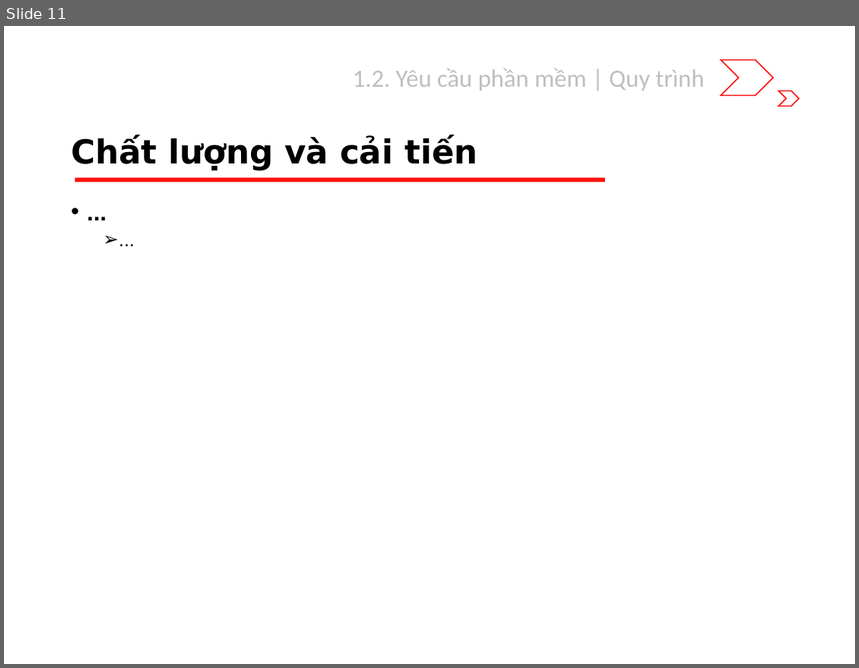
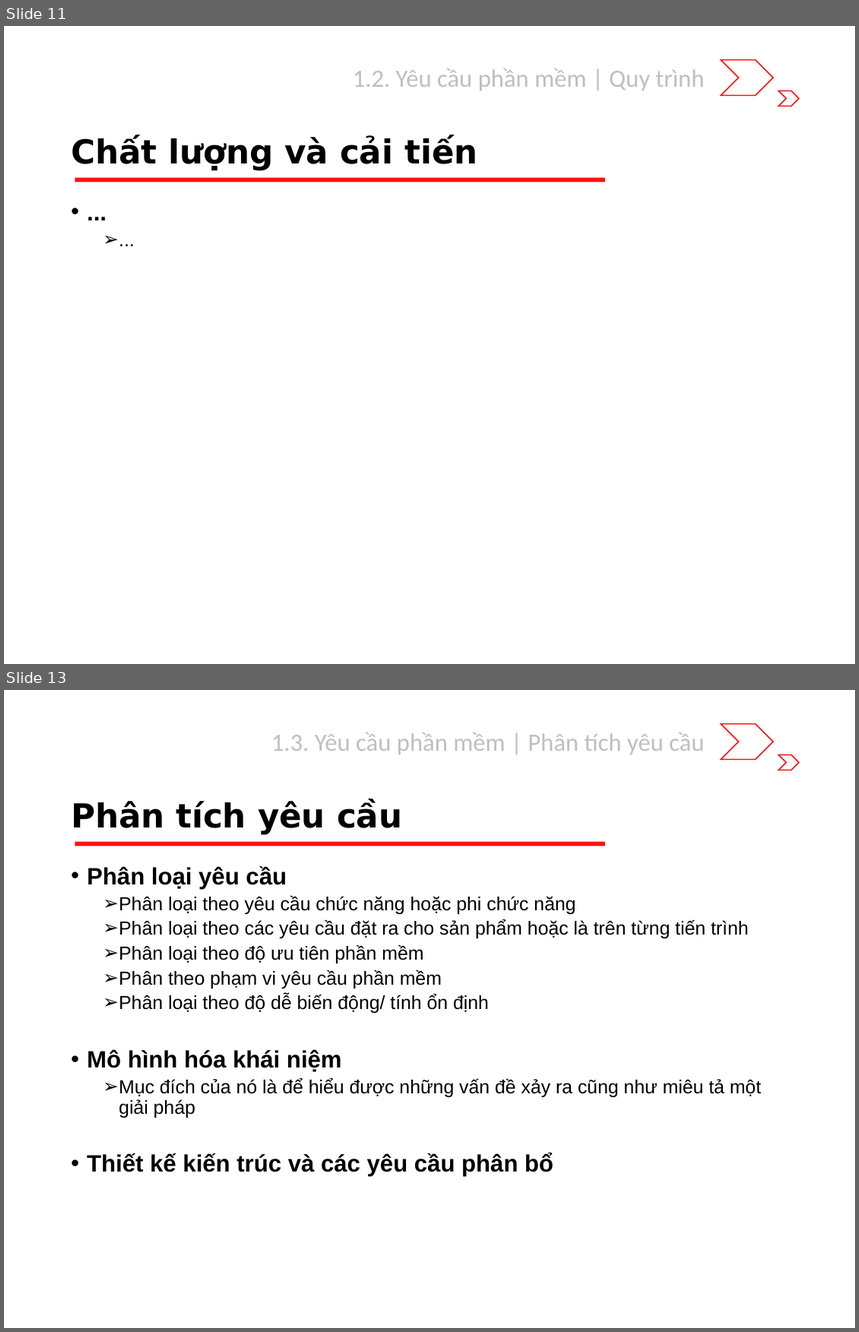
Before and after one commit to riverspart/uet-adv-sw-engineering, a slide deck: slide/dev/chapter_1/slide.pptx. Shown one above the other, each under a label of ours: slide 11 before the commit, slides 11 and 13 after it; the slides between them are not shown. The pictures are 859x668 and 859x1332 pixels, drawn with LibreOffice and Linux fonts; fonts in the diff are those of the drawing. Boxes give left, top, right and bottom in pixels: in the first picture for what was removed or moved away, otherwise in the second. Text is boxed around its words. In the diff, an @@ line names an element or a change of style, - is before the commit and + after.

```diff
--- a/slide/dev/chapter_1/slide.pptx
+++ b/slide/dev/chapter_1/slide.pptx
@@ slide 13 added at bbox=[4, 690, 855, 1328], background #FFFFFF; not listed: 3 template elements that a slide beside it also shows @@
@@ text added at bbox=[272, 733, 704, 755], 21 pt, text #BFBFBF @@
+1.3. Yêu cầu phần mềm | Phân tích yêu cầu
@@ title added at bbox=[71, 801, 402, 835], 28 pt, text #000000, bold @@
+Phân tích yêu cầu
@@ text added at bbox=[87, 866, 761, 1177], 16 pt, text #000000 @@
+• Phân loại yêu cầu
+  ➢ Phân loại theo yêu cầu chức năng hoặc phi chức năng
+  ➢ Phân loại theo các yêu cầu đặt ra cho sản phẩm hoặc là trên từng tiến trình
+  ➢ Phân loại theo độ ưu tiên phần mềm
+  ➢ Phân theo phạm vi yêu cầu phần mềm
+  ➢ Phân loại theo độ dễ biến động/ tính ổn định
+• Mô hình hóa khái niệm
+  ➢ Mục đích của nó là để hiểu được những vấn đề xảy ra cũng như miêu tả một giải pháp
+• Thiết kế kiến trúc và các yêu cầu phân bổ
```
Also in this commit, not shown: 3 slides changed, 7 other slides added.
